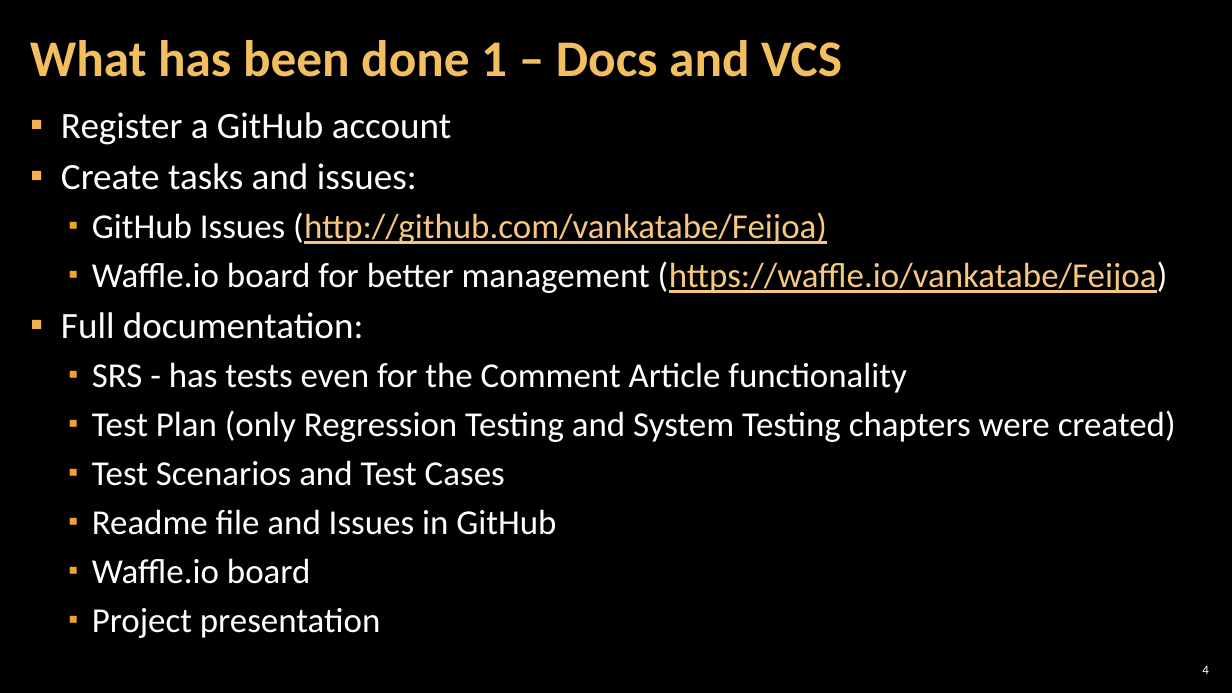
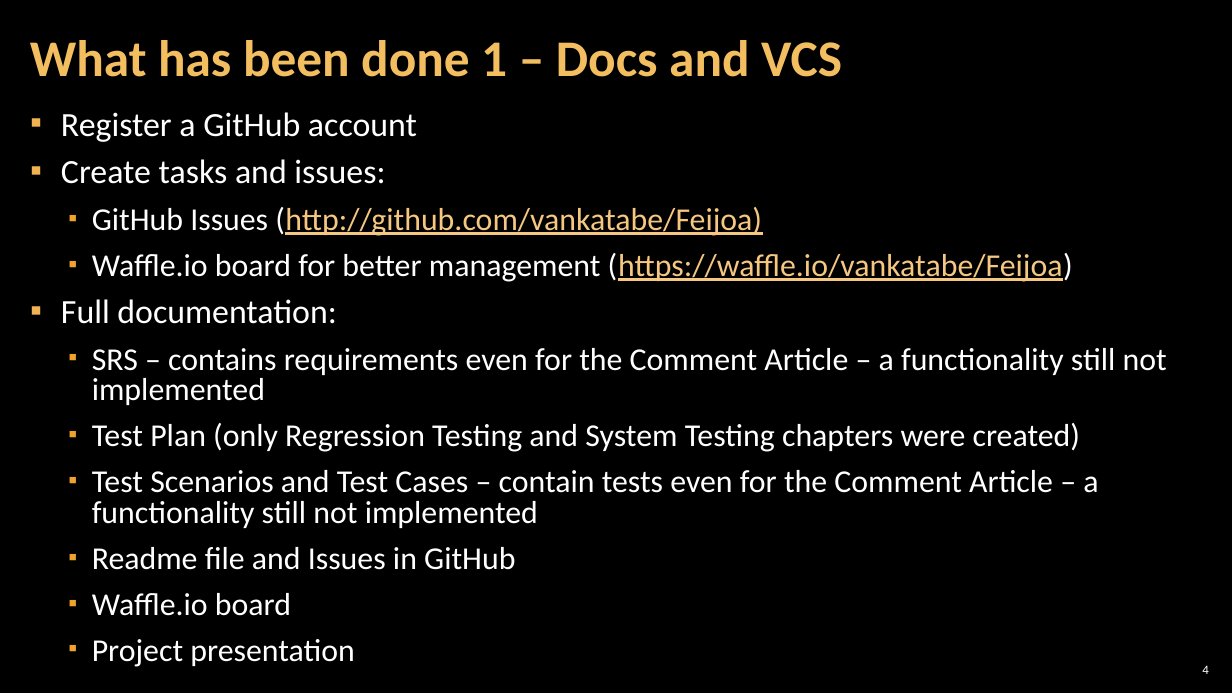
Before and after one commit to vankatabe/Feijoa, a slide deck: slide 4 of Documentation/SoftUni-QA_Automation-BlogProject-Feijoa-Features.pptx. Drawn at 1232x693 pixels with LibreOffice and Linux fonts; fonts in the diff are those of the drawing; background and template pictures are left out. Boxes give left, top, right and bottom in pixels: in the first picture for what was removed or moved away, otherwise in the second. Text is boxed around its words. In the diff, an @@ line names an element or a change of style, - is before the commit and + after.

Commit message:
Minor improvements mainly in Documentation

```diff
--- a/Documentation/SoftUni-QA_Automation-BlogProject-Feijoa-Features.pptx
+++ b/Documentation/SoftUni-QA_Automation-BlogProject-Feijoa-Features.pptx
@@ text at (x1=61, y1=112, x2=1080, y2=667): size 28.9 to 26.4 pt in "Register a GitHub account", "Create tasks and issues:", "Full documentation:"; size 27.2 to 24.8 pt in "GitHub Issues (http://github.com/vankatabe/Feijoa)", "Waffle.io board for better management (https://waffle.io/van ...", "Test Plan (only Regression Testing and System ...", "Readme file and Issues in GitHub" and 2 more places @@
@@ text at (x1=92, y1=348, x2=1167, y2=405): text changed; size 27.2 to 24.8 pt @@
-  ▪ SRS - has tests even for the Comment Article functionality
+  ▪ SRS – contains requirements even for the Comment Article – a functionality still not implemented
@@ text at (x1=92, y1=470, x2=1098, y2=528): text changed; size 27.2 to 24.8 pt @@
-  ▪ Test Scenarios and Test Cases
+  ▪ Test Scenarios and Test Cases – contain tests even for the Comment Article – a functionality still not implemented
```
Also in this commit, not shown: 8 other slides changed, 5 other files.
